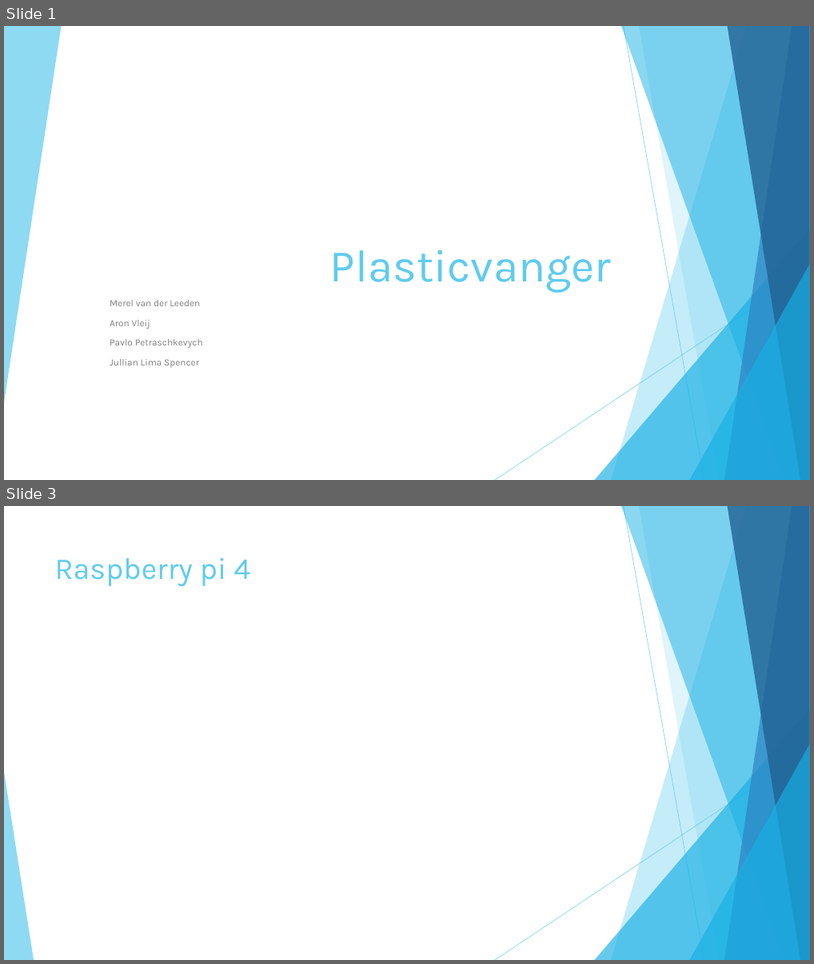
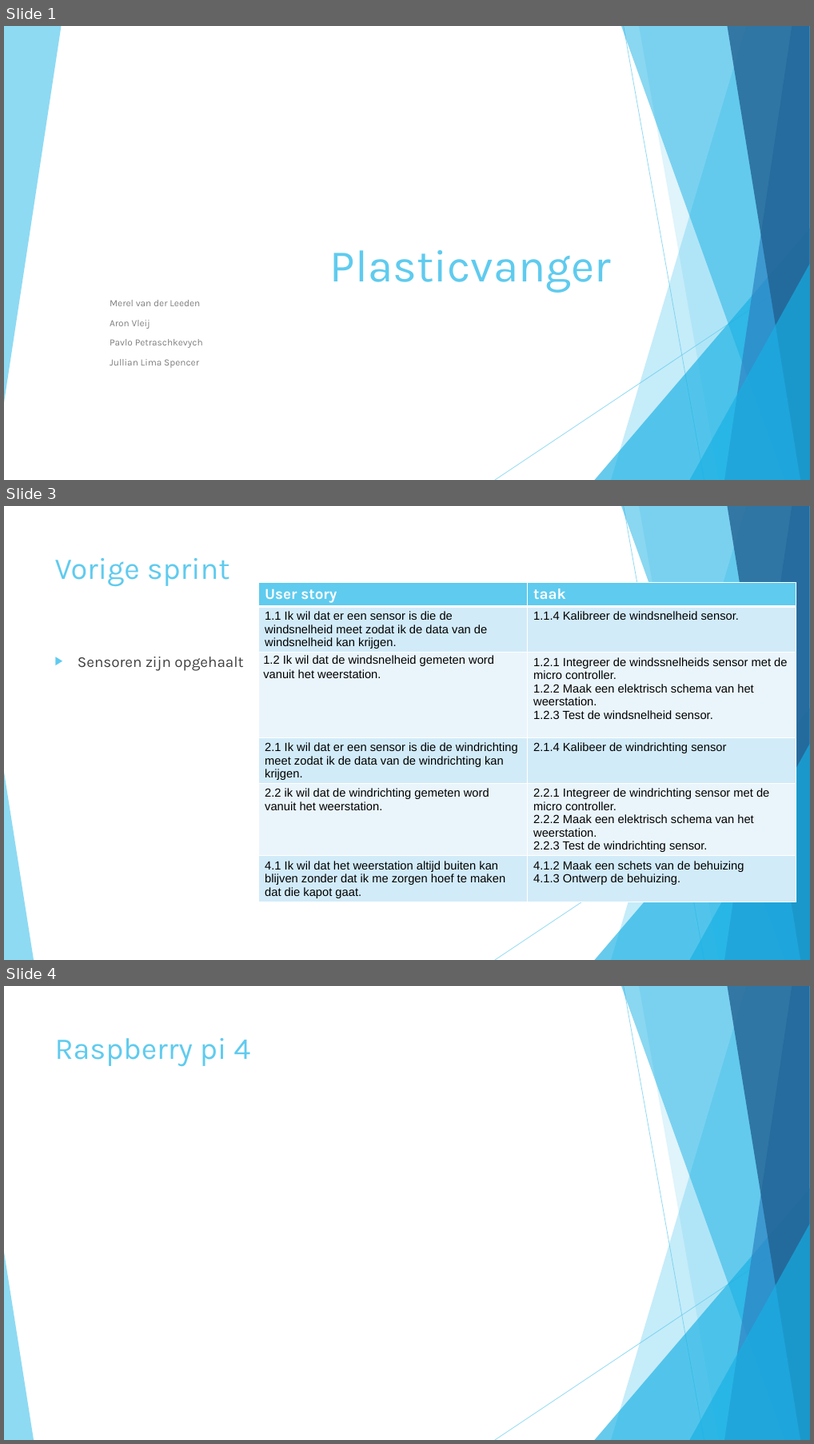
Before and after one commit to merelvdleeden/plastic_vanger, a slide deck: documentatie/scrum presentaties/sprint 4.pptx. Shown one above the other, each under a label of ours: slides 1 and 3 before the commit, slides 1, 3 and 4 after it; the slides between them are not shown. The pictures are 814x964 and 814x1444 pixels, drawn with LibreOffice and Linux fonts; fonts in the diff are those of the drawing. Boxes give left, top, right and bottom in pixels: in the first picture for what was removed or moved away, otherwise in the second. Text is boxed around its words. In the diff, an @@ line names an element or a change of style, - is before the commit and + after.

Commit message:
sprint 4 presentatie

```diff
--- a/documentatie/scrum presentaties/sprint 4.pptx
+++ b/documentatie/scrum presentaties/sprint 4.pptx
@@ slide 3 added at (4,506,810,960), background #FFFFFF; not listed: 10 template elements that a slide beside it also shows @@
@@ title added at (55,558,230,587), 36 pt, text #5FCBEF @@
+Vorige sprint
@@ table added at (258,583,796,920), 6 rows, 2 columns @@
+User story | taak
+1.1 Ik wil dat er een sensor is die de windsnelheid meet zodat ik de data van de windsnelheid kan krijgen. | 1.1.4 Kalibreer de windsnelheid sensor.
+1.2 Ik wil dat de windsnelheid gemeten word vanuit het weerstation. | 1.2.1 Integreer de windssnelheids sensor met de micro controller. / 1.2.2 Maak een elektrisch schema van het weerstation. / 1.2.3 Test de windsnelheid sensor.
+2.1 Ik wil dat er een sensor is die de windrichting meet zodat ik de data van de windrichting kan krijgen. | 2.1.4 Kalibeer de windrichting sensor
+2.2 ik wil dat de windrichting gemeten word vanuit het weerstation. | 2.2.1 Integreer de windrichting sensor met de micro controller. / 2.2.2 Maak een elektrisch schema van het weerstation. / 2.2.3 Test de windrichting sensor.
+4.1 Ik wil dat het weerstation altijd buiten kan blijven zonder dat ik me zorgen hoef te maken dat die kapot gaat. | 4.1.2 Maak een schets van de behuizing / 4.1.3 Ontwerp de behuizing.
@@ text added at (78,656,243,671), 18 pt, text #404040 @@
+▶ Sensoren zijn opgehaalt
@@ what was slide 3 is now slide 4 @@
```
Also in this commit, not shown: 2 slides changed, 1 other slide added, 3 other files.
